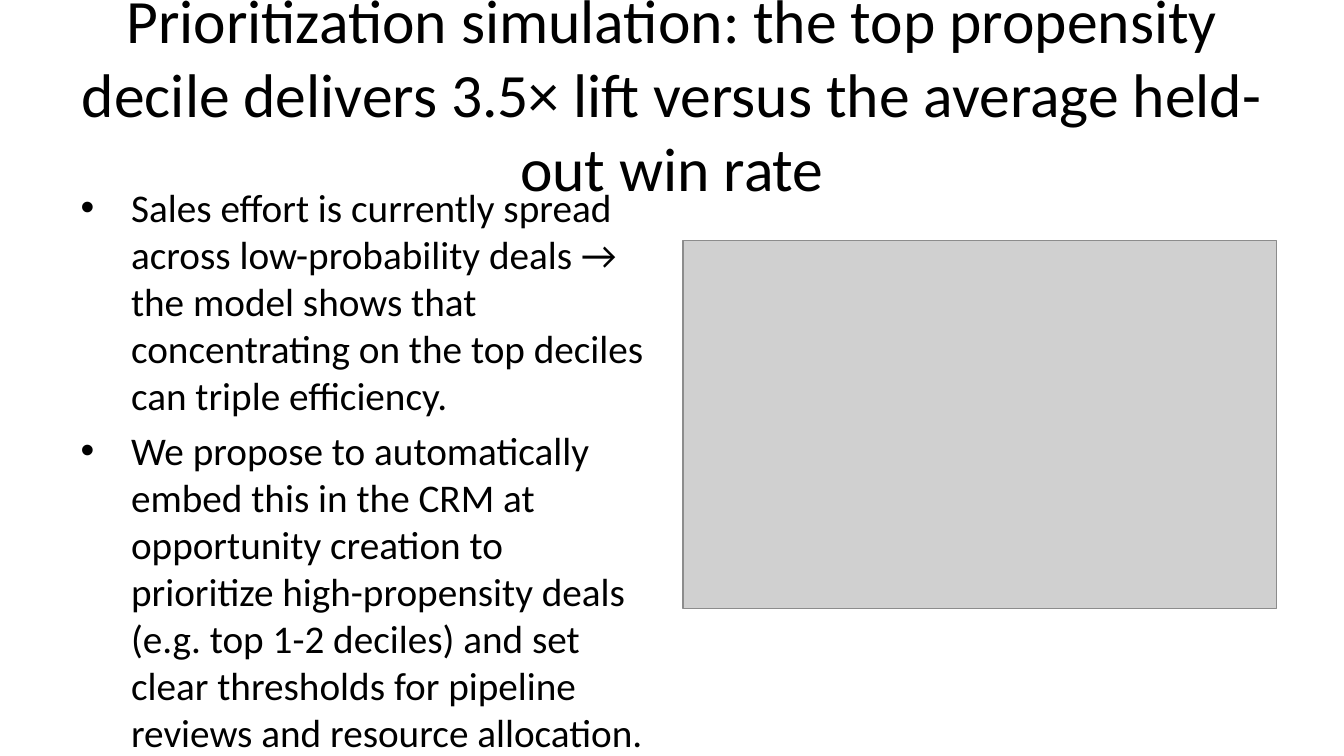
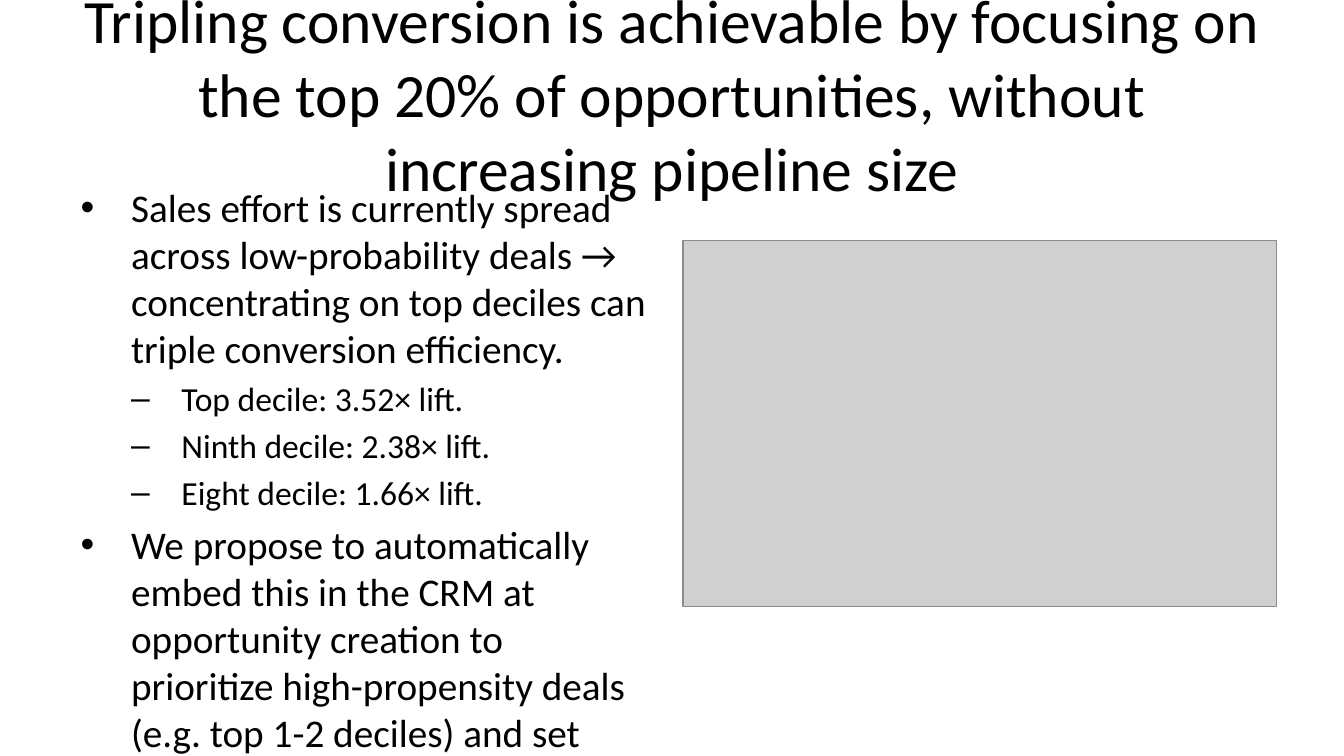
Before and after one commit to mrbungie/mib_cars_analysis, a slide deck: slide 20 of slidedeck/presentation.pptx (slide 19 before the commit). Drawn at 1344x756 pixels with LibreOffice and Linux fonts; fonts in the diff are those of the drawing; grey boxes stand for pictures. Boxes give left, top, right and bottom in pixels: in the first picture for what was removed or moved away, otherwise in the second. Text is boxed around its words. In the diff, an @@ line names an element or a change of style, - is before the commit and + after.

```diff
--- a/slidedeck/presentation.pptx
+++ b/slidedeck/presentation.pptx
@@ title at [84,0,1259,206]: text changed @@
-Prioritization simulation: the top propensity decile delivers 3.5× lift versus the average held-out win rate
+Tripling conversion is achievable by focusing on the top 20% of opportunities, without increasing pipeline size
@@ text at [131,189,646,511]: text changed @@
-• Sales effort is currently spread across low-probability deals → the model shows that concentrating on the top deciles can triple efficiency.
+• Sales effort is currently spread across low-probability deals → concentrating on top deciles can triple conversion efficiency.
+  – Top decile: 3.52× lift.
+  – Ninth decile: 2.38× lift.
+  – Eight decile: 1.66× lift.
```
Also in this commit, not shown: 14 other slides changed, 2 slides added, 1 slide removed, 18 other files.
